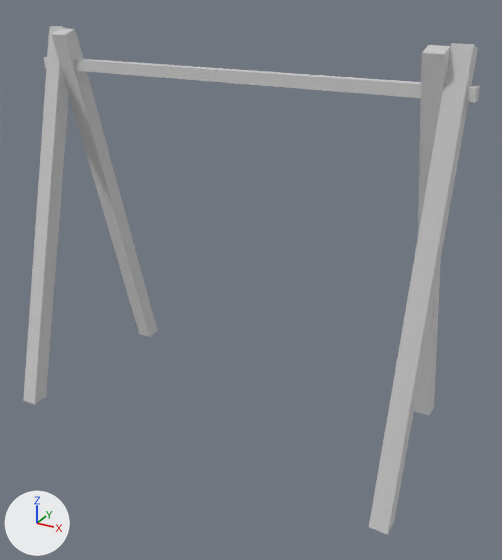
Before and after pictures for a commit that changed the glTF model assets/models/maps/docks/Dock_Props_Rack.gltf.
One viewpoint serves both versions: a 50 mm camera at (1.82, -3.09, 2.41) aimed at (0.13, -0.02, 0.88). The lights are fixed; the arrows at lower left show +X, +Y and +Z. The picture after the commit comes second.

In view in the first picture: 'Dock_Props_Rack'.
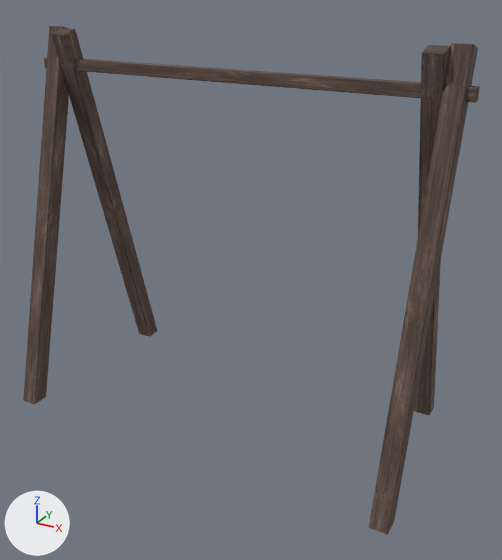
The change, as a list of edits to the scene's bpy script:
```text
Add img_docktrim_diffuse:
    img_docktrim_diffuse = load_image('DockTrim_Diffuse', 'DockTrim_Diffuse.jpg', 1024, 1024, 'sRGB')
Add img_docktrim_normal:
    img_docktrim_normal = load_image('DockTrim_Normal', 'DockTrim_Normal.jpg', 1024, 1024, 'Non-Color')
Change mat_docktrim_mat:
    where n0 = _N.new('ShaderNodeBsdfPrincipled'); n0.name = 'Principled BSDF'
    remove n0.inputs[1].default_value = 1.0  # 'Metallic'
    n0.inputs[2].default_value: 1.0 -> 0.85  # 'Roughness'
    add n2 = _N.new('ShaderNodeTexImage'); n2.name = 'Image Texture'
    add n2.image = img_docktrim_diffuse
    add n3 = _N.new('ShaderNodeNormalMap'); n3.name = 'Normal Map'
    add n3.uv_map = 'UVMap'
    add n4 = _N.new('ShaderNodeTexImage'); n4.name = 'Image Texture.001'
    add n4.image = img_docktrim_normal
    add _L.new(n2.outputs[0], n0.inputs[0])  # 'Color' to 'Base Color'
    add _L.new(n3.outputs[0], n0.inputs[5])  # 'Normal' to 'Normal'
    add _L.new(n4.outputs[0], n3.inputs[1])  # 'Color' to 'Color'
```

Changed parts and their boxes [x1, y1, x2, y2] in the pictures (502 x 560 px):
'Dock_Props_Rack', surface changed (white to brown)
    both: [23, 26, 480, 535]
